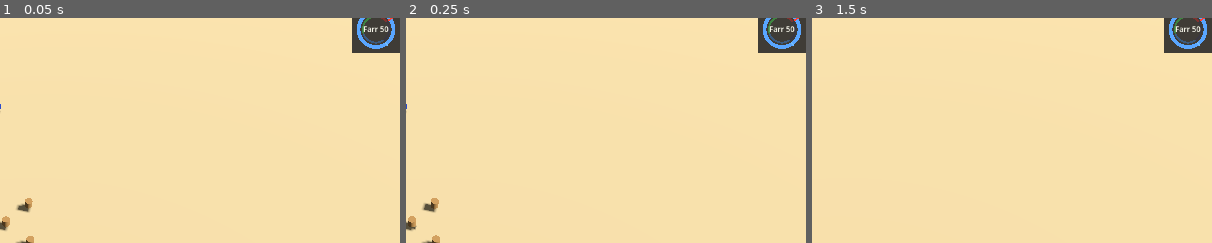
Above: before the commit, frames 1-3 (left to right).
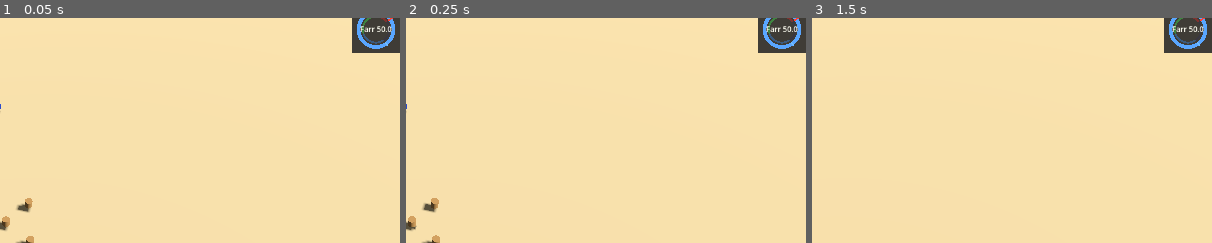
Above: after the commit, the same moments.

Repository: siavoush/shahname-rts
Game: Godot game, scene res://scenes/main.tscn
The game is run twice, just before and just after one commit, with the same random seed, the same clock (stepped at 60 frames per second) and the same inputs.
Inputs (mouse positions are % of the whole screen's width and height, from its top left):
- Up to frame 1 (0.05 s): no input
- Up to frame 2 (0.25 s): no input
- Up to frame 3 (1.5 s): tap Enter at 0.5 s; move the mouse to (72, 45) at 0.52 s; hold D 0.53-1.25 s; hold Shift 0.53-1.25 s; click (72, 45) at 0.67 s; drag from (30, 55) to (45, 70) at 1.27 s
The pictures show only the part of the screen within x 49-99%, y 4-54%; the shares and areas given below are measured in that part.

The runs differ from the first frame. In frame 1, 0.2% of the frame differs, in the area x 90-98%, y 3-7%; in frame 2, 0.2%; in frame 3, 0.2%.

Commit message:
polish(ui): Farr gauge shows fractional drains (%.1f) — wave-close (2/3)
Replace the numeric label's "%s %d" + roundi(displayed_farr) format with
"%s %.1f" + displayed_farr. Extract the format expression into a new
public method format_numeric_label() so tests can assert the rendered
string without reading a framebuffer; _draw_numeric_label delegates.

Resolves the Phase 3 session 1 lead live-test reproducer: killing a
gathering Kargar applies a 0.5-magnitude drain (spec §4.3), so Farr
50 → 47.5 after kills 2 and 4. Old format rounded 47.5 to 48 and the
drain was invisible; new format renders "Farr 47.5".

No signal-payload or save-format change — the integer-rounded form was
never load-bearing outside the rendered label.

Diff:
--- a/game/scripts/ui/farr_gauge.gd
+++ b/game/scripts/ui/farr_gauge.gd
@@ -404,16 +404,27 @@
 
 
 func _draw_numeric_label() -> void:
-	# `tr("UI_FARR")` for the prefix, integer Farr for the number — matches
-	# the Phase 0 HUD aesthetic at lower visual weight (small, centered).
+	# `tr("UI_FARR")` for the prefix, one-decimal Farr for the number. Phase 3
+	# session 1 live-test surfaced a roundi() bug: a half-Farr drain (47.5)
+	# rendered as "Farr 48" — the drain was invisible. Spec §4.3's 0.5-magnitude
+	# drains are load-bearing for balance, so the player must see them. Format
+	# string is the *only* fix; per-tick smoothing/tween of the displayed value
+	# is a separate polish item (LATER).
 	var font: Font = ThemeDB.fallback_font
 	var font_size: int = 12
-	var text: String = "%s %d" % [tr("UI_FARR"), roundi(displayed_farr)]
+	var text: String = format_numeric_label()
 	var size: Vector2 = font.get_string_size(text, HORIZONTAL_ALIGNMENT_CENTER,
 		-1.0, font_size)
 	var pos: Vector2 = _CENTER_OFFSET - Vector2(size.x * 0.5, -size.y * 0.25)
 	draw_string(font, pos, text, HORIZONTAL_ALIGNMENT_CENTER, -1.0, font_size,
 		_COLOR_LABEL)
+
+
+# Public so tests (and the F2 debug overlay later) can assert on the rendered
+# string without reading a framebuffer. The displayed_farr field is the
+# source of truth; this is its formatted projection.
+func format_numeric_label() -> String:
+	return "%s %.1f" % [tr("UI_FARR"), displayed_farr]
 
 
 # === COLOR / BAND LOOKUP ====================================================
